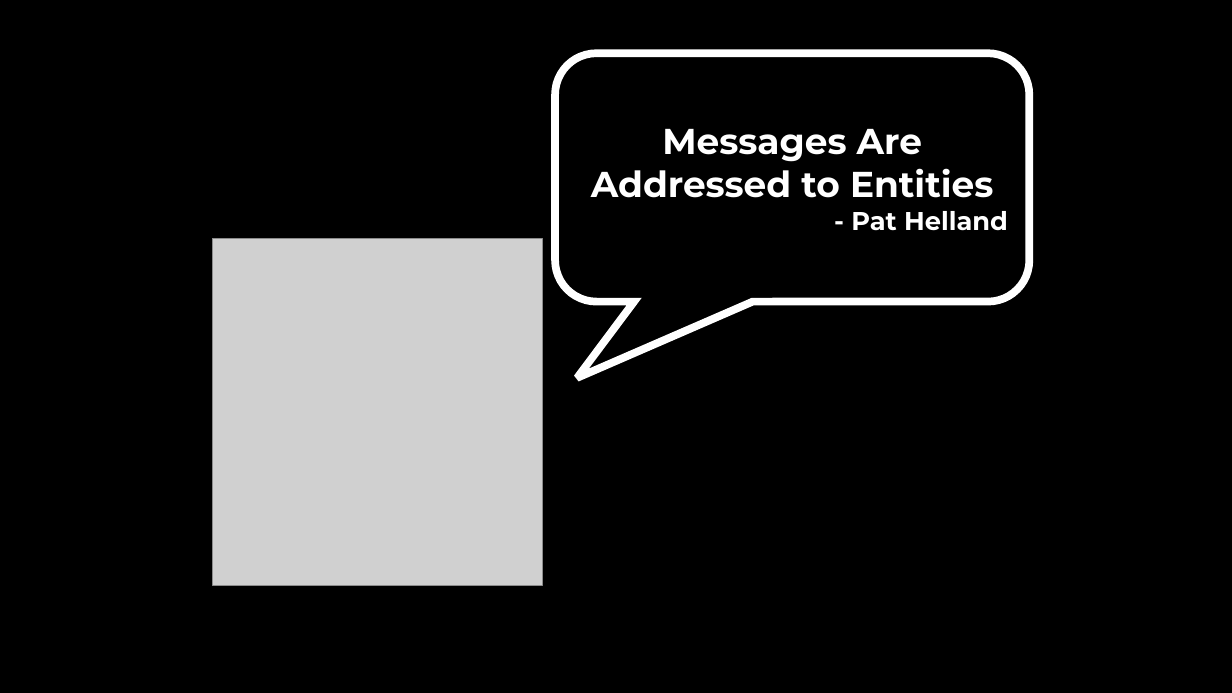
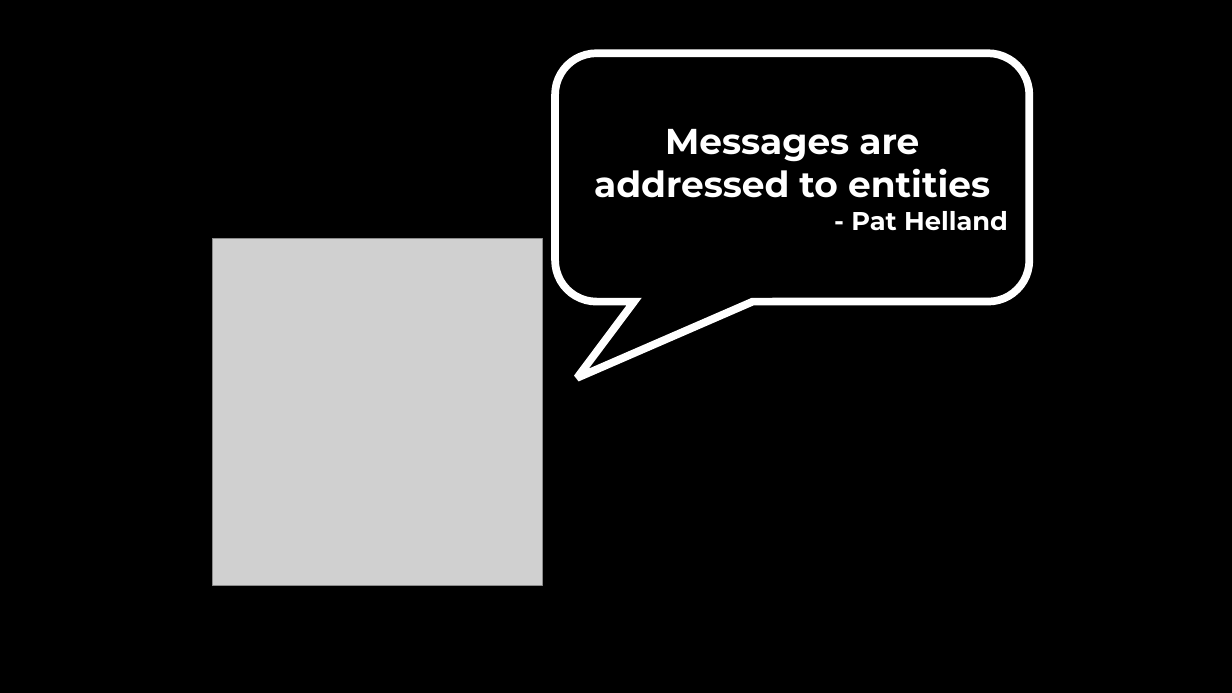
Before and after one commit to SzymonPobiega/DDDPatternsForADistributedSystem, a slide deck: slide 26 of docs/images.pptx (slide 23 before the commit). Drawn at 1232x693 pixels with LibreOffice and Linux fonts; fonts in the diff are those of the drawing; grey boxes stand for pictures. Boxes give left, top, right and bottom in pixels: in the first picture for what was removed or moved away, otherwise in the second. Text is boxed around its words. In the diff, an @@ line names an element or a change of style, - is before the commit and + after.

```diff
--- a/docs/images.pptx
+++ b/docs/images.pptx
@@ text in rounded speech box at box(594, 129, 990, 198): text changed @@
-Messages Are Addressed to Entities
+Messages are addressed to entities
```
Also in this commit, not shown: 4 other slides changed, 5 slides added, 1 slide removed, 12 other files.
